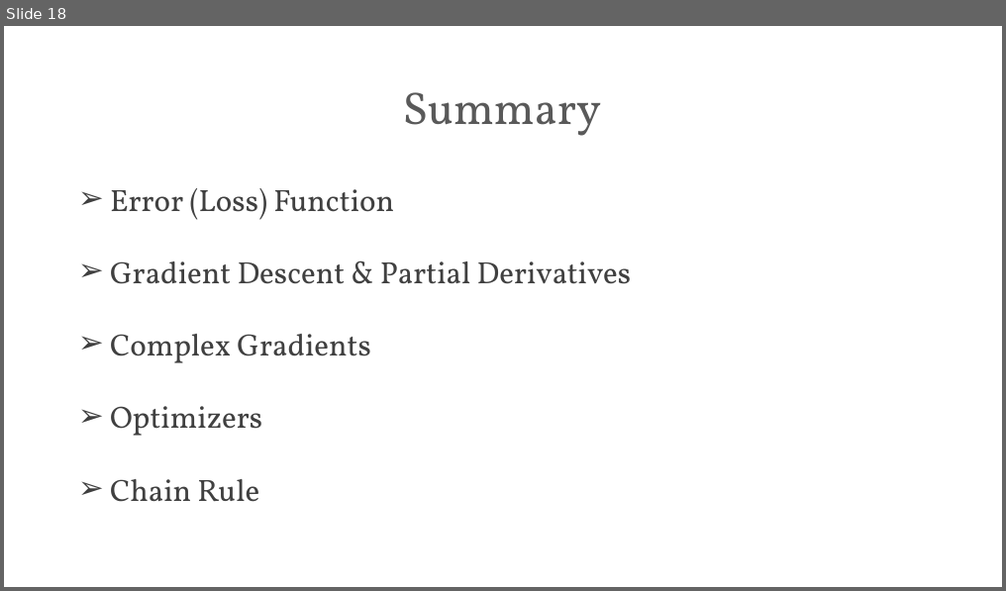
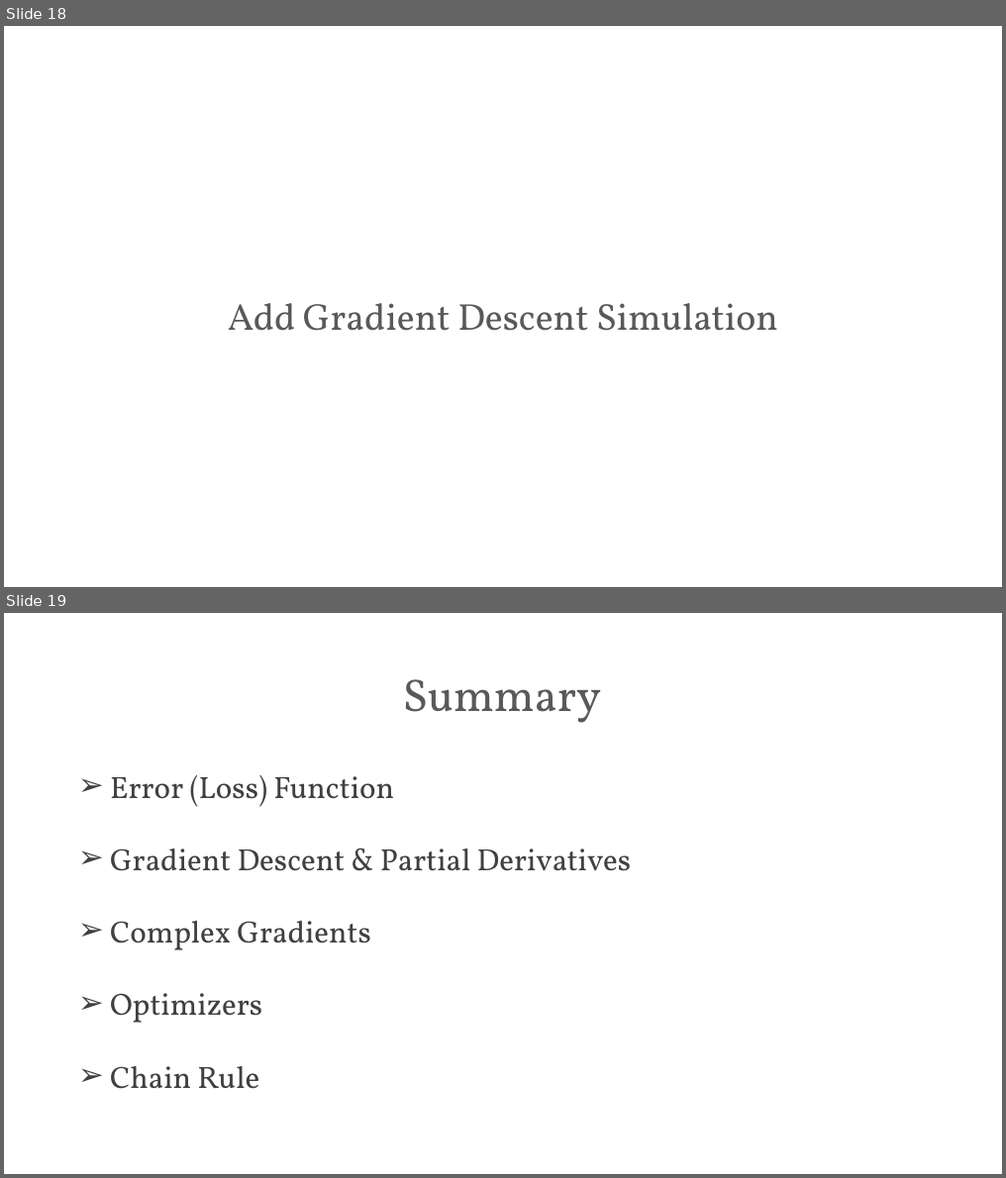
Before and after one commit to PracticumAI/deep_learning, a slide deck: presentations/03_gradient_descent.pptx. Shown one above the other, each under a label of ours: slide 18 before the commit, slides 18 and 19 after it. The pictures are 1006x591 and 1006x1178 pixels, drawn with LibreOffice and Linux fonts; fonts in the diff are those of the drawing. Boxes give left, top, right and bottom in pixels: in the first picture for what was removed or moved away, otherwise in the second. Text is boxed around its words. In the diff, an @@ line names an element or a change of style, - is before the commit and + after.

```diff
--- a/presentations/03_gradient_descent.pptx
+++ b/presentations/03_gradient_descent.pptx
@@ slide 18 added at bbox=[4, 26, 1002, 587], background #FFFFFF @@
@@ text added at bbox=[228, 303, 778, 331], 36 pt, text #595959 @@
+Add Gradient Descent Simulation
@@ what was slide 18 is now slide 19 @@
```
Also in this commit, not shown: 1 other file.
